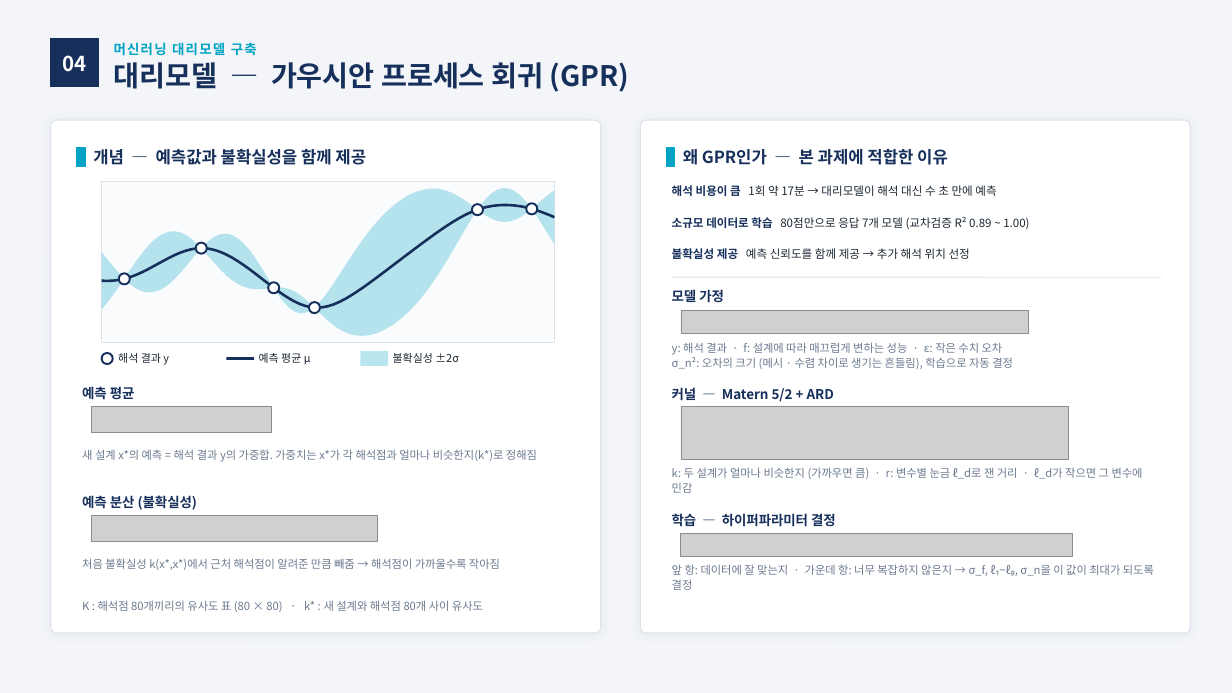
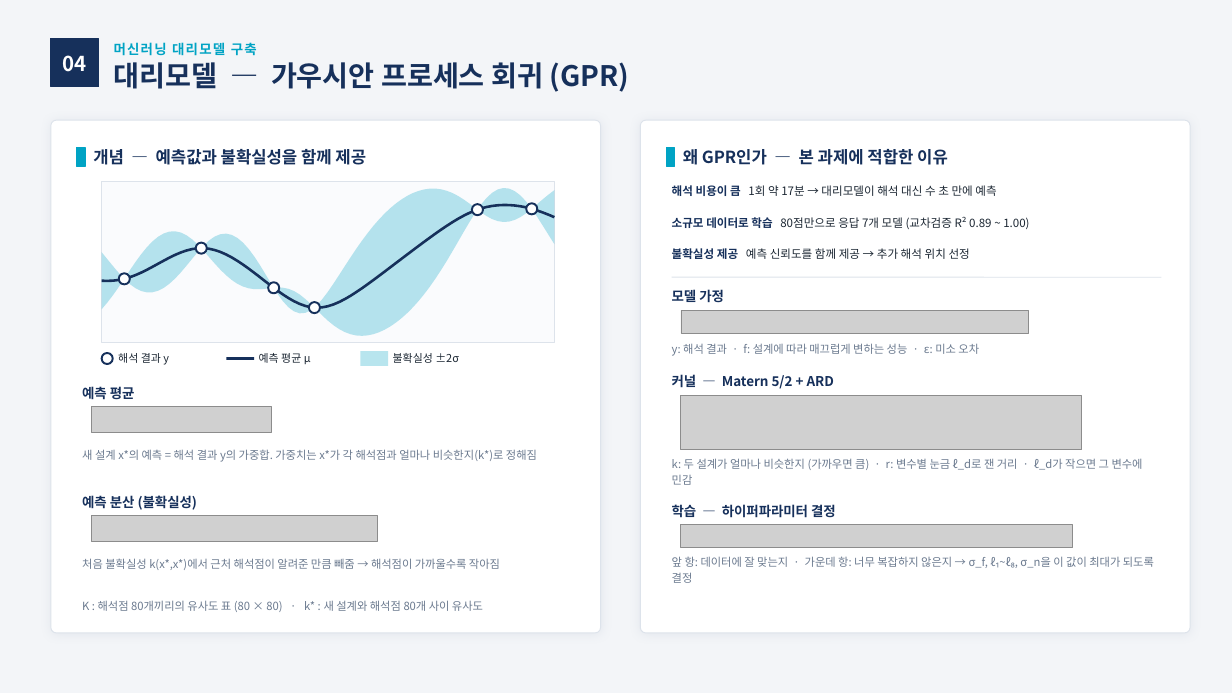
Before and after one commit to yjs9716/dddd, a slide deck: slide 1 of GPR_장표.pptx. Drawn at 1232x693 pixels with LibreOffice and Linux fonts; fonts in the diff are those of the drawing; grey boxes stand for pictures. Boxes give left, top, right and bottom in pixels: in the first picture for what was removed or moved away, otherwise in the second. Text is boxed around its words. In the diff, an @@ line names an element or a change of style, - is before the commit and + after.

```diff
--- a/GPR_장표.pptx
+++ b/GPR_장표.pptx
@@ text at <box>672,343,979,356</box>: text changed @@
-y: 해석 결과 · f: 설계에 따라 매끄럽게 변하는 성능 · ε: 작은 수치 오차
-σ_n²: 오차의 크기 (메시 · 수렴 차이로 생기는 흔들림), 학습으로 자동 결정
+y: 해석 결과 · f: 설계에 따라 매끄럽게 변하는 성능 · ε: 미소 오차
@@ text "커널 — Matern 5/2 + ...": place and size @@
-text "커널 — Matern 5/2 + ..." at <box>672,387,834,402</box>
+text "커널 — Matern 5/2 + ..." at <box>672,374,834,389</box>
@@ picture: place and size @@
-picture at <box>681,407,1069,459</box>
+picture at <box>681,396,1082,450</box>
@@ 2 texts, 1 picture: place and size @@
-2 texts, 1 picture at <box>672,467,1143,556</box>
+2 texts, 1 picture at <box>672,458,1143,548</box>
@@ text "앞 항: 데이터에 잘 맞는지 ...": place and size @@
-text "앞 항: 데이터에 잘 맞는지 ..." at <box>672,564,1154,590</box>
+text "앞 항: 데이터에 잘 맞는지 ..." at <box>672,556,1154,583</box>
```
Also in this commit, not shown: 1 other slide changed, 2 other files.
